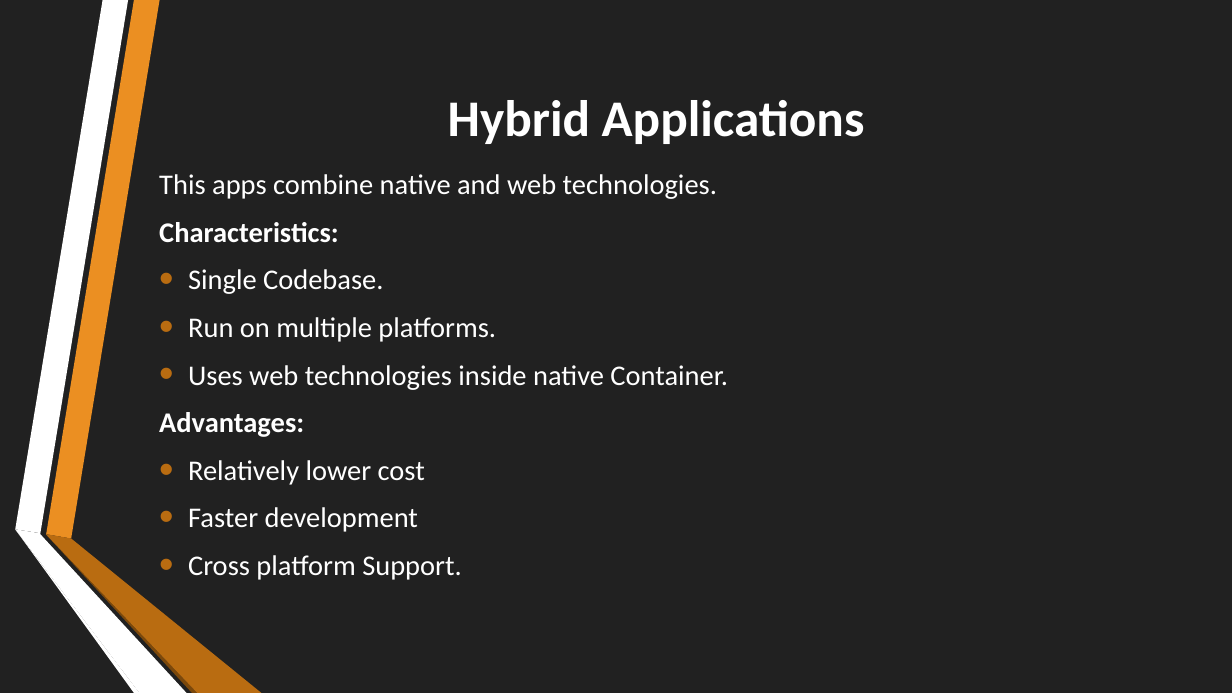
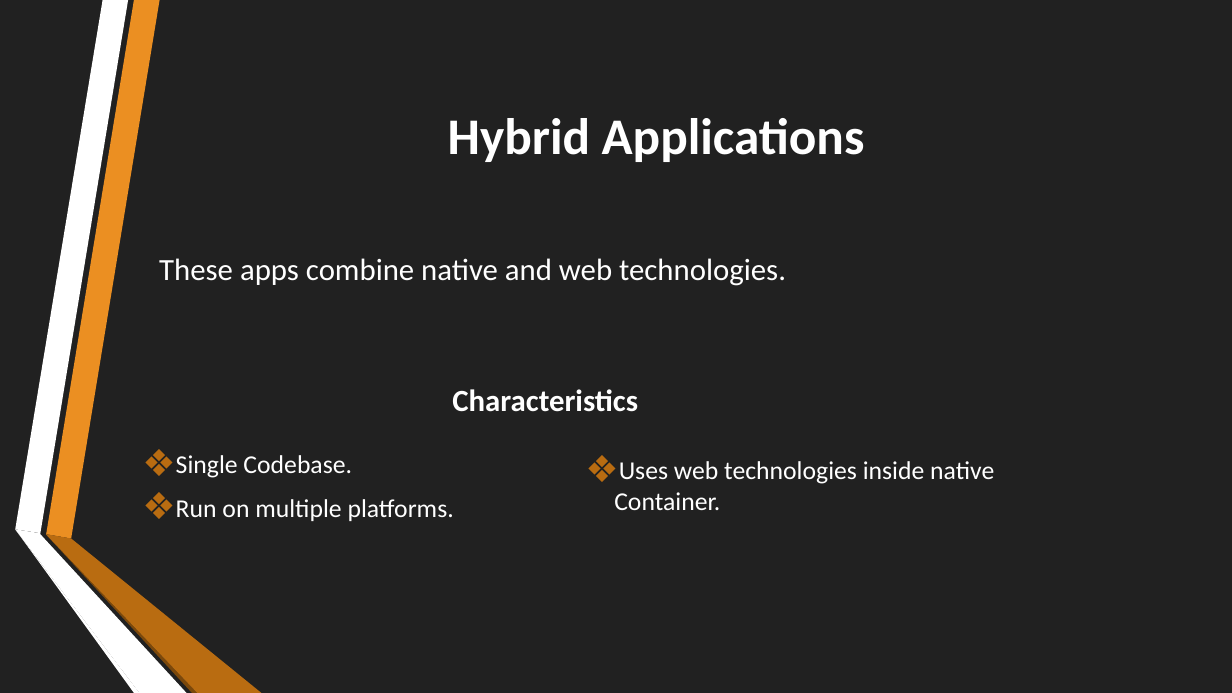
Before and after one commit to Neil1-hub/CEF-440-, a slide deck: slide 9 of Task 1/INTERNET AND MOBILE PROGRAMMING.pptx. Drawn at 1232x693 pixels with LibreOffice and Linux fonts; fonts in the diff are those of the drawing. Boxes give left, top, right and bottom in pixels: in the first picture for what was removed or moved away, otherwise in the second. Text is boxed around its words. In the diff, an @@ line names an element or a change of style, - is before the commit and + after.

```diff
--- a/Task 1/INTERNET AND MOBILE PROGRAMMING.pptx
+++ b/Task 1/INTERNET AND MOBILE PROGRAMMING.pptx
@@ title "Hybrid Applications": place and size @@
-title "Hybrid Applications" at box(448, 100, 865, 144)
+title "Hybrid Applications" at box(448, 118, 865, 162)
@@ text removed at box(159, 174, 728, 580) @@
-This apps combine native and web technologies.
-Characteristics:
-• Single Codebase.
-• Run on multiple platforms.
-• Uses web technologies inside native Container.
-Advantages:
-• Relatively lower cost
-• Faster development
-• Cross platform Support.
@@ text added at box(159, 258, 786, 286), 24 pt, text #FFFFFF @@
+These apps combine native and web technologies.
@@ text added at box(452, 389, 638, 412), 24 pt, text #FFFFFF, bold @@
+Characteristics
@@ text added at box(176, 455, 454, 521), 20 pt, text #FFFFFF @@
+❖ Single Codebase.
+❖ Run on multiple platforms.
@@ text added at box(614, 461, 994, 510), 20 pt, text #FFFFFF @@
+❖ Uses web technologies inside native Container.
```
Also in this commit, not shown: 15 other slides changed, 2 slides added, 3 slides removed.
